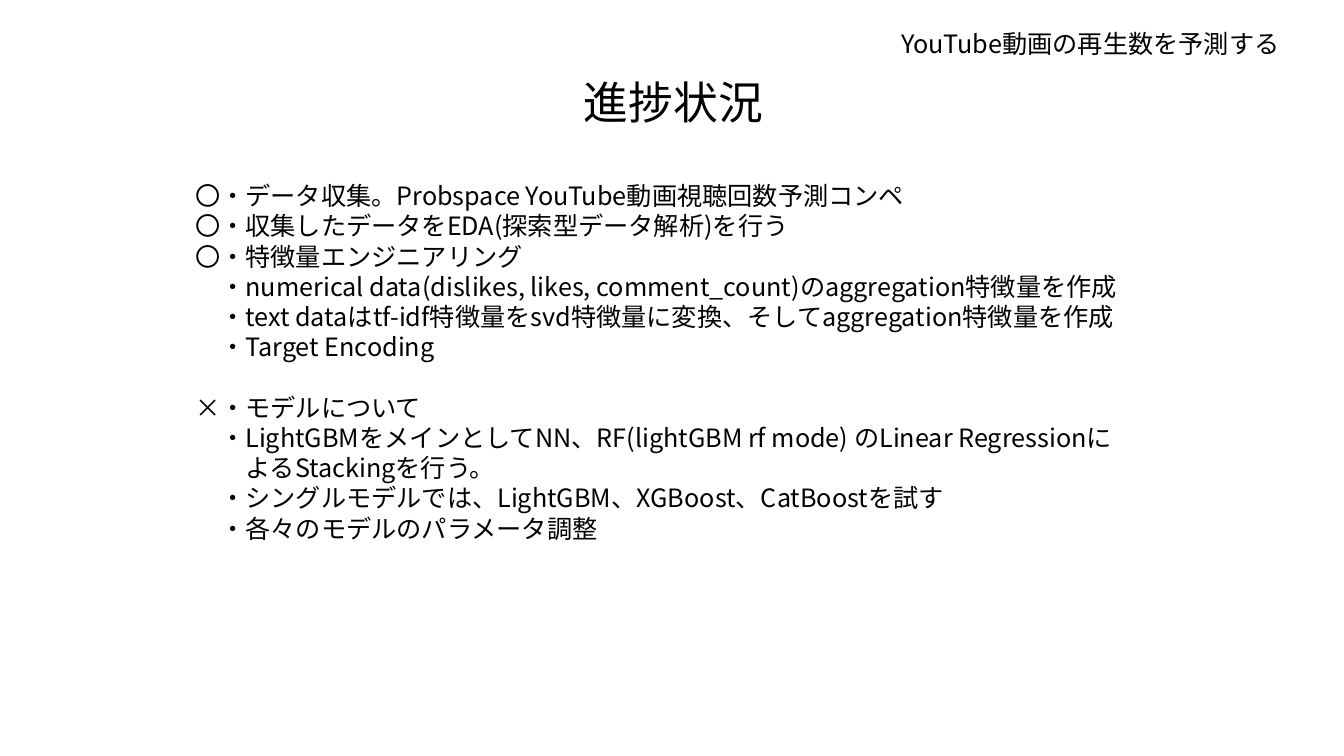
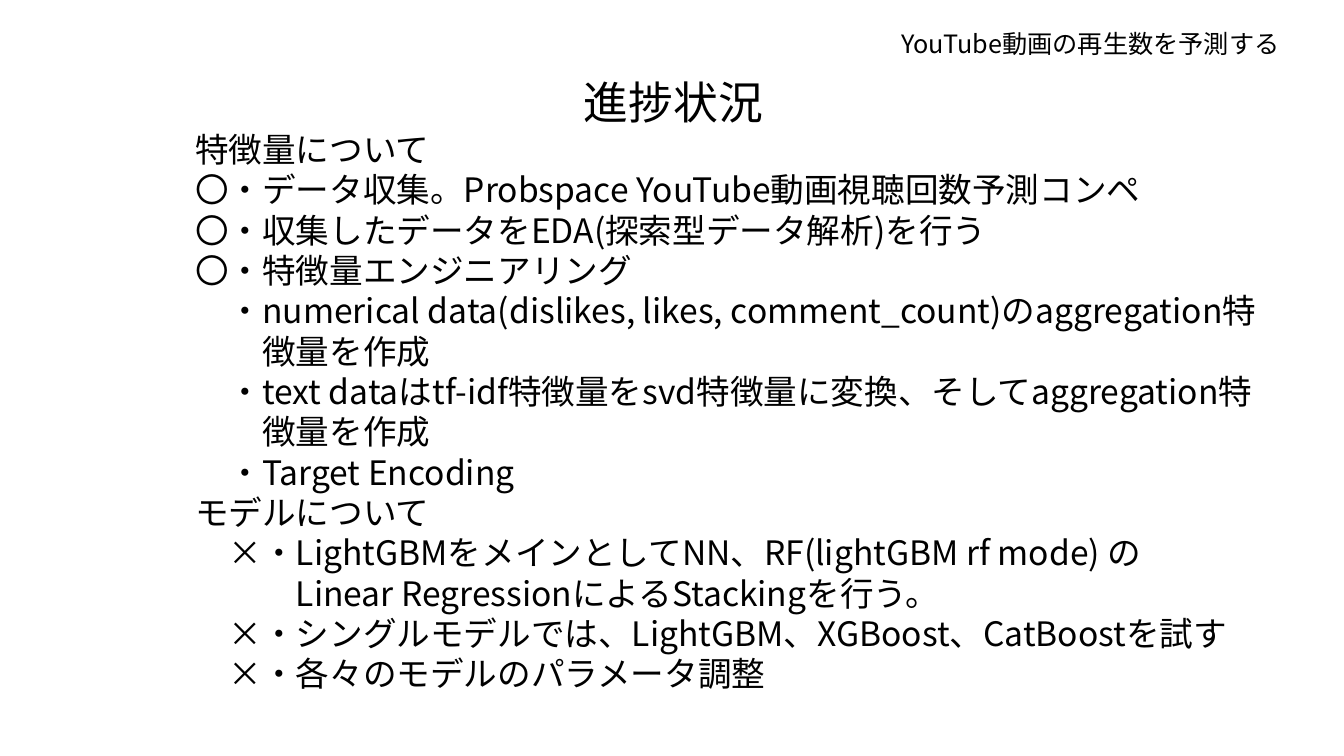
Before and after one commit to tsuru-kazu/research, a slide deck: slide 7 of docs/PD3_interim_report.pptx (slide 8 before the commit). Drawn at 1344x756 pixels with LibreOffice and Linux fonts; fonts in the diff are those of the drawing. Boxes give left, top, right and bottom in pixels: in the first picture for what was removed or moved away, otherwise in the second. Text is boxed around its words. In the diff, an @@ line names an element or a change of style, - is before the commit and + after.

```diff
--- a/docs/PD3_interim_report.pptx
+++ b/docs/PD3_interim_report.pptx
@@ text "特徴量について": place and size @@
-text "特徴量について" at box(195, 183, 1117, 540)
+text "特徴量について" at box(195, 133, 1257, 689)
@@ text at box(195, 133, 429, 165): paragraph added @@
+特徴量について
@@ text at box(195, 173, 1140, 494): size 18 to 24 pt in "〇・データ収集。Probspace YouTube動画視聴回数予測コンペ", "〇・収集したデータをEDA(探索型データ解析)を行う", "〇・特徴量エンジニアリング", "・Target Encoding" @@
@@ text at box(229, 294, 1257, 447): text changed; size 18 to 24 pt @@
-・numerical data(dislikes, likes, comment_count)のaggregation特徴量を作成
-・text dataはtf-idf特徴量をsvd特徴量に変換、そしてaggregation特徴量を作成
+・numerical data(dislikes, likes, comment_count)のaggregation特
+徴量を作成
+・text dataはtf-idf特徴量をsvd特徴量に変換、そしてaggregation特
+徴量を作成
@@ text at box(195, 491, 1227, 689): text changed; size 18 to 24 pt @@
-×・モデルについて
-・LightGBMをメインとしてNN、RF(lightGBM rf mode) のLinear Regressionに
-よるStackingを行う。
-・シングルモデルでは、LightGBM、XGBoost、CatBoostを試す
-・各々のモデルのパラメータ調整
+モデルについて
+×・LightGBMをメインとしてNN、RF(lightGBM rf mode) の
+Linear RegressionによるStackingを行う。
+×・シングルモデルでは、LightGBM、XGBoost、CatBoostを試す
+×・各々のモデルのパラメータ調整
```
Also in this commit, not shown: 5 other slides changed, 1 slide removed, 2 other files.
